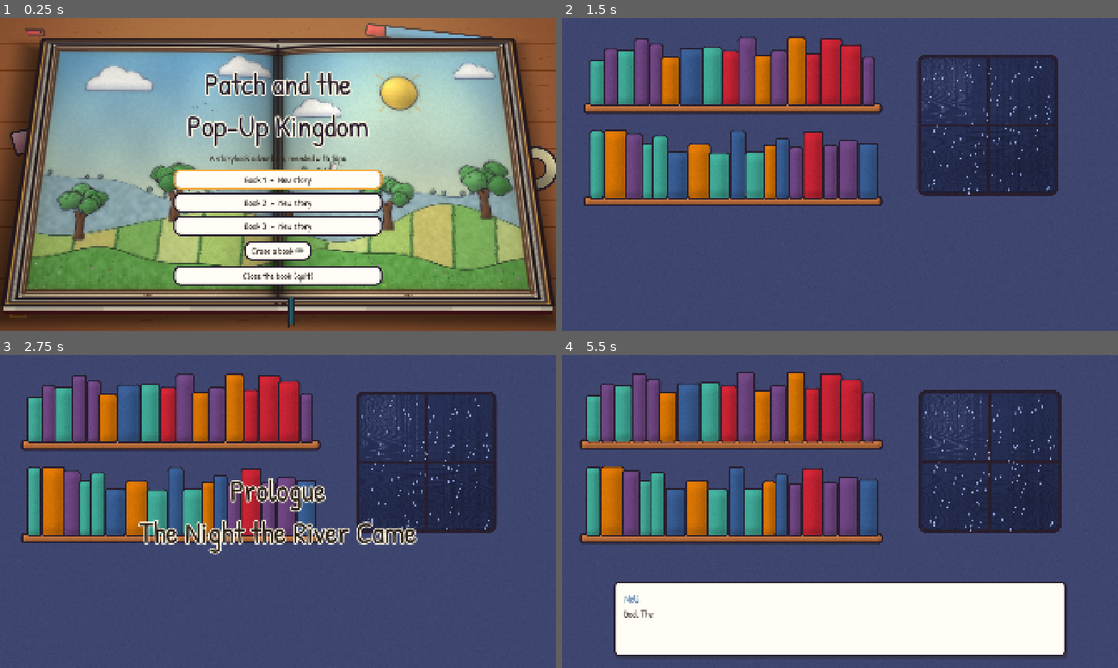
Above: before the commit, frames 1-4 (two rows, left to right).
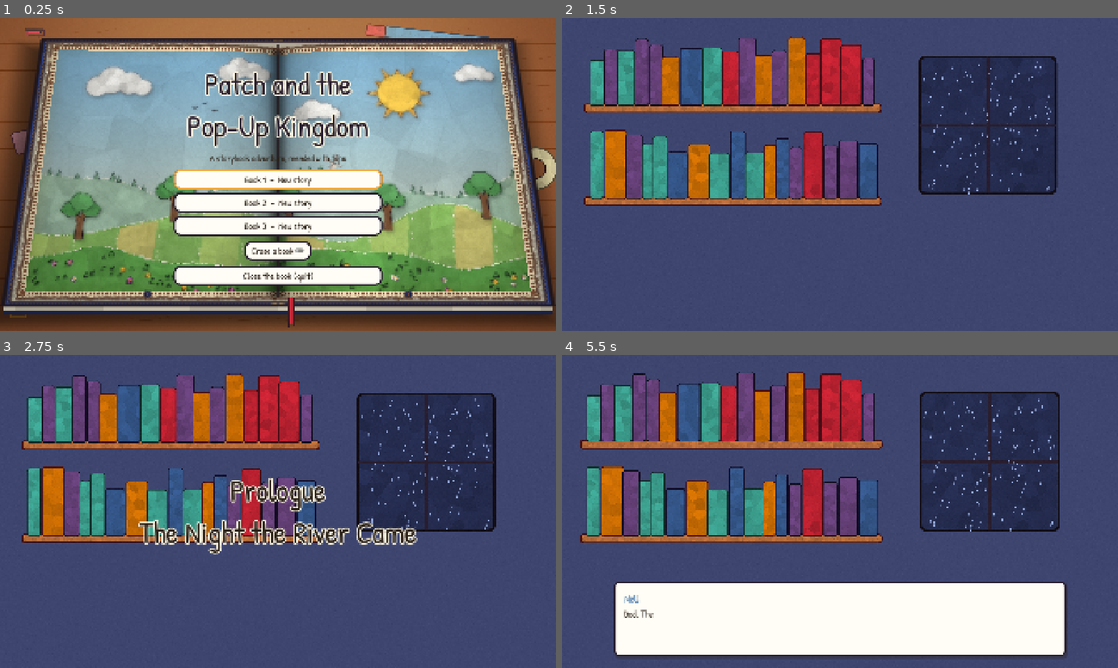
Above: after the commit, the same moments.

Repository: aharris291-hue/2ndsidescroller
Game: Godot game, scene res://scenes/ui/title_screen.tscn
Same seed, same stepped clock (60 frames per second), same inputs: the game is played once before the commit and once after it.
Inputs (mouse positions are in pixels of both pictures, inside the frame that each line leads up to):
- Up to frame 1 (0.25 s): no input
- Up to frame 2 (1.5 s): click "Book 1 - New story" at 0.5 s; tap Enter (ui_accept) at 1.25 s; move the mouse to (962, 158) at 1.27 s; hold D (move_right) from 1.28 s (still down); tap K (dash) at 1.35 s; click (962, 158) at 1.42 s
- Up to frame 3 (2.75 s): tap Space (jump) at 1.52, 1.82 s; release D (move_right) at 2 s; drag from (166, 527) to (250, 574) at 2.02 s
- Up to frame 4 (5.5 s): move the mouse to (895, 442) at 2.77 s; hold D (move_right) 2.78-3.5 s; tap K (dash) at 2.85, 4.55 s; drag from (812, 574) to (673, 464) at 3.52 s; move the mouse to (1006, 558) at 4.27 s; hold A (move_left) 4.28-5 s; hold E (interact) 4.28-5 s; tap Space (jump) at 4.52, 4.82 s; drag from (673, 464) to (756, 433) at 5.02 s

The runs differ from the first frame. In frame 1, 31% of the frame differs, in the area x 0-100%, y 1-99%; in frame 2, 6.5%; in frame 3, 5.9%; in frame 4, 6.7%.

Commit message:
Put the whole book in Patch's papercraft style
- Every generated shape is now cut paper: edges in a deep shade of its own
  colour instead of black ink, folded into light-catching facets
  (crayon_poly, blob and a shared facets() in generate_art.py)
- Thistledown Meadow rebuilt as layered torn paper: a folded sky sheet,
  paper sun and clouds, hills of torn coloured paper casting shadows,
  stitched fields, low-poly paper trees and paper flowers
- Tiles: torn-paper turf strip and folded soil, stone, wood, water and hedge,
  still tiling seamlessly
- Book shader: folded navy paper cover with a running stitch and thread
  binding at the spine, torn page edges with a white fibre rim, stitched page
  borders with X stitches at the corners, a button at the foot of each page,
  gently folded page paper and a red ribbon

Co-Authored-By: Claude Opus 5.5 <noreply@anthropic.com>
Claude-Session: https://claude.ai/code/session_01RLJvChxJXFtXZQYtAWEzAU

Diff:
--- a/resources/shaders/book_frame.gdshader
+++ b/resources/shaders/book_frame.gdshader
@@ -1,10 +1,11 @@
 shader_type canvas_item;
-// Draws the game as an open hardcover book lying on a desk.
+// Draws the game as an open, hand-made paper book lying on a desk, in the same
+// papercraft style as the characters (see docs/art/patch_turnaround.png).
 // Everything rendered below this layer (the page) is warped onto the book's
-// two pages in perspective. Each page curves down into the spine, has its own
-// printed frame and paper shading, and the stacked edges of the other pages
-// show around it. Around the pages: a cloth-bound cover with a gold rule,
-// headbands at the spine, a ribbon bookmark, a soft shadow and the desk.
+// two pages in perspective. Each page curves down into the spine, has a torn
+// edge and a stitched border, and the stacked edges of the other pages show
+// around it. Around the pages: a cover of folded navy paper with a running
+// stitch, thread binding at the spine, a ribbon bookmark, a soft shadow and the desk.
 
 uniform sampler2D screen_tex : hint_screen_texture, filter_linear_mipmap;
 uniform sampler2D desk_tex : source_color, filter_linear_mipmap;
@@ -19,11 +20,11 @@
 uniform float spine_dip = 0.018;
 // The blank paper margin, and where the printed frame lines sit inside it.
 uniform float margin = 0.026;
-uniform vec4 cover_color : source_color = vec4(0.42, 0.11, 0.14, 1.0);
-uniform vec4 gold : source_color = vec4(0.86, 0.68, 0.32, 1.0);
+uniform vec4 cover_color : source_color = vec4(0.17, 0.25, 0.52, 1.0);
+uniform vec4 thread : source_color = vec4(0.93, 0.77, 0.45, 1.0);
 uniform vec4 paper : source_color = vec4(0.98, 0.94, 0.84, 1.0);
-uniform vec4 frame_ink : source_color = vec4(0.36, 0.22, 0.16, 1.0);
-uniform vec4 ribbon : source_color = vec4(0.16, 0.36, 0.42, 1.0);
+uniform vec4 frame_ink : source_color = vec4(0.50, 0.30, 0.20, 1.0);
+uniform vec4 ribbon : source_color = vec4(0.82, 0.18, 0.24, 1.0);
 uniform vec4 ink : source_color = vec4(0.14, 0.10, 0.12, 1.0);
 
 vec2 page_uv(vec2 s) {
@@ -47,6 +48,43 @@
 	f = f * f * (3.0 - 2.0 * f);
 	return mix(mix(hash(i), hash(i + vec2(1.0, 0.0)), f.x),
 		mix(hash(i + vec2(0.0, 1.0)), hash(i + vec2(1.0, 1.0)), f.x), f.y);
+}
+
+// Folded paper: a Voronoi pattern of flat facets. Returns (gap to the nearest
+// crease, a random tilt for this facet).
+vec2 fold(vec2 p) {
+	vec2 i = floor(p);
+	vec2 f = fract(p);
+	float d1 = 8.0;
+	float d2 = 8.0;
+	float tilt = 0.0;
+	for (int y = -1; y <= 1; y++) {
+		for (int x = -1; x <= 1; x++) {
+			vec2 g = vec2(float(x), float(y));
+			vec2 o = vec2(hash(i + g), hash(i + g + 17.3));
+			float d = length(g + o * 0.85 + 0.075 - f);
+			if (d < d1) {
+				d2 = d1;
+				d1 = d;
+				tilt = hash(i + g + 41.7);
+			} else if (d < d2) {
+				d2 = d;
+			}
+		}
+	}
+	return vec2(d2 - d1, tilt);
+}
+
+// Light on folded paper: each facet a slightly different brightness, darker creases.
+float folded(vec2 p, float strength) {
+	vec2 f = fold(p);
+	float light = 1.0 + (f.y - 0.5) * 0.16 * strength;
+	return light * (1.0 - 0.08 * strength * (1.0 - smoothstep(0.0, 0.06, f.x)));
+}
+
+// Dashes along a line: 1 on a stitch, 0 in the gaps.
+float dashes(float along, float period) {
+	return step(0.45, fract(along / period));
 }
 
 // A thin line of width w (in the same units as d), anti-aliased.
@@ -95,17 +133,18 @@
 		}
 	}
 
-	// The cover: cloth-bound boards with a woven texture and a gold rule.
+	// The cover: thick navy paper folded into facets, with a running stitch round it.
 	if (d_cover <= 0.0) {
-		vec2 c = vec2(p.x * page_aspect, p.y) * 900.0;
-		float weave = 0.5 * (sin(c.x) * 0.5 + 0.5) + 0.5 * (sin(c.y) * 0.5 + 0.5);
-		float mottled = noise(p * vec2(page_aspect, 1.0) * 60.0);
-		col = cover_color.rgb * (0.86 + 0.08 * weave + 0.12 * mottled);
-		col = mix(col, gold.rgb, line(d_cover + cover_margin * 0.3, 0.0012) * 0.9);
-		// Headbands: striped thread at the top and bottom of the spine.
-		if (abs(spine_x) < 0.03 && (p.y < 0.0 || p.y > 1.0)) {
-			float stripe = step(0.5, fract(spine_x * 140.0));
-			col = mix(vec3(0.75, 0.62, 0.36), vec3(0.32, 0.12, 0.12), stripe);
+		vec2 c = vec2(p.x * page_aspect, p.y);
+		col = cover_color.rgb * folded(c * 22.0, 1.4) * (0.94 + 0.08 * noise(c * 500.0));
+		float stitch_d = d_cover + cover_margin * 0.5;
+		float along = abs(spine_x) + p.y;
+		col = mix(col, thread.rgb, line(stitch_d, 0.0011) * dashes(along, 0.012));
+		// Binding: X stitches of thread across the spine at the top and bottom.
+		if (abs(spine_x) < 0.035 && (p.y < 0.0 || p.y > 1.0)) {
+			vec2 xs = vec2(abs(spine_x), (p.y < 0.0 ? -p.y : p.y - 1.0) - cover_margin * 0.5);
+			col = mix(col, thread.rgb, max(line(xs.x - abs(xs.y) * 1.6, 0.0012), line(xs.x - 0.02, 0.0012) * 0.0)
+				* step(xs.x, 0.02));
 		}
 	}
 
@@ -118,35 +157,41 @@
 		col = paper.rgb * (0.78 + 0.1 * leaf) * mix(1.0, 0.8, depth / stack_margin);
 	}
 
-	// The two pages, each curving down into the spine.
+	// The two pages, each curving down into the spine, with torn outer edges.
 	vec2 q = vec2(p.x, (p.y - dip(p.x)) / (1.0 - dip(p.x)));
-	float d_page = outside(q, 0.0);
+	float rough = (noise(vec2(q.x * page_aspect, q.y) * 160.0) - 0.5) * 0.004 + (noise(vec2(q.x * page_aspect, q.y) * 40.0) - 0.5) * 0.004;
+	float d_page = outside(q, 0.0) + rough * step(0.004, from_spine(q.x));
+	// A white rim of torn paper fibres just outside the torn edge.
+	if (d_page > 0.0 && d_page < 0.0028 && outside(p, stack_margin) <= 0.0) {
+		col = mix(paper.rgb, vec3(1.0), 0.5);
+	}
 	if (d_page <= 0.0) {
 		col = texture(screen_tex, q).rgb;
 		vec2 m = vec2(min(q.x, 1.0 - q.x) * page_aspect, min(q.y, 1.0 - q.y));
 		float u = from_spine(q.x);
-		// Blank paper margin round the outside of each page, with a printed
-		// double-rule frame and little corner ornaments.
+		// Blank paper margin round the outside of each page, with a running
+		// stitch sewn round it and X stitches at the corners.
 		float outer = min(m.x, m.y);
 		if (outer < margin) {
 			col = paper.rgb;
 		}
-		float rule = min(m.x, m.y);
-		float frame = max(line(rule - margin, 0.0016), line(rule - margin * 0.62, 0.0008));
-		// Inner rule beside the spine, in each page's own margin.
 		float sx = abs(spine_x);
-		if (m.y > margin * 0.6) {
-			frame = max(frame, line(sx - margin * 0.55, 0.0008));
-		}
-		// Corner ornaments: small diamonds where the frame lines meet.
-		vec2 corner = vec2(abs(abs(spine_x) - (half_w - margin * 0.8)), abs(m.y - margin * 0.8));
-		float diamond = corner.x + corner.y;
-		frame = max(frame, 1.0 - smoothstep(0.006, 0.006 + fwidth(diamond) * 1.2, diamond));
-		// A small fleuron at the foot of each page, where a page number would be.
-		vec2 foot = vec2(abs(sx - half_w * 0.5), abs(1.0 - q.y - margin * 0.55));
-		float fleuron = min(foot.x * 0.6 + foot.y, length(foot - vec2(0.012, 0.0)) * 2.0);
-		frame = max(frame, 1.0 - smoothstep(0.004, 0.004 + fwidth(fleuron) * 1.2, fleuron));
-		col = mix(col, frame_ink.rgb, frame * 0.85);
+		float along = m.x < m.y ? q.y : sx;
+		float frame = line(outer - margin * 0.6, 0.0012) * dashes(along, 0.014);
+		// The same stitch runs down each page's spine side, in the margins only.
+		if (m.y < margin) {
+			frame = max(frame, line(sx - margin * 0.6, 0.0012) * dashes(m.y, 0.014));
+		}
+		vec2 corner = abs(vec2(sx - (half_w - margin * 0.6), m.y - margin * 0.6));
+		frame = max(frame, max(line(corner.x - corner.y, 0.0012), line(corner.x + corner.y - 0.0, 0.0012)) * step(max(corner.x, corner.y), 0.009));
+		// A sewn-on button at the foot of each page, where a page number would be.
+		vec2 foot = vec2(sx - half_w * 0.5, 1.0 - q.y - margin * 0.5);
+		float button_d = length(foot) - 0.008;
+		col = mix(col, vec3(0.16, 0.22, 0.5) * (1.0 - 0.3 * smoothstep(-0.004, 0.0, button_d)), 1.0 - smoothstep(0.0, fwidth(button_d) * 1.5, button_d));
+		frame = max(frame, max(line(foot.x - foot.y, 0.0007), line(foot.x + foot.y, 0.0007)) * step(max(abs(foot.x), abs(foot.y)), 0.0035));
+		col = mix(col, frame_ink.rgb, frame * 0.9);
+		// The page paper is folded too, very gently.
+		col *= folded(vec2(q.x * page_aspect, q.y) * 7.0, 0.35);
 
 		// Paper: fine fibres and slightly aged, warmer edges.
 		vec2 f = vec2(q.x * page_aspect, q.y);
@@ -172,8 +217,7 @@
 	col = mix(col, ink.rgb, line(spine_x, 0.0011) * step(0.0, p.y) * step(p.y, 1.0) * 0.9);
 
 	// Ink outlines: each page, the page block and the cover.
-	float page_edge = outside(q, 0.0);
-	col = mix(col, ink.rgb, line(page_edge, 0.0012) * step(-stack_margin, p.y));
+	col = mix(col, frame_ink.rgb * 0.6, line(d_page, 0.0008) * step(-stack_margin, p.y) * 0.8);
 	col = mix(col, ink.rgb * 1.6, line(d_stack, 0.0008) * 0.8);
 	col = mix(col, ink.rgb, line(d_cover, 0.0016));
 
Binary file changed: assets/art/backgrounds/bg_bookshelf_night.png
Binary file changed: assets/art/backgrounds/bg_dad_table.png
Binary file changed: assets/art/backgrounds/bg_dad_table_late.png
Binary file changed: assets/art/backgrounds/bg_desk.png
Binary file changed: assets/art/backgrounds/bg_ink_sea.png
Binary file changed: assets/art/backgrounds/bg_ribbon_stream.png
Binary file changed: assets/art/backgrounds/bg_shadow_theater.png
Binary file changed: assets/art/backgrounds/bg_thistledown.png
Binary file changed: assets/art/characters/corrugate.png
Binary file changed: assets/art/characters/crumple.png
Binary file changed: assets/art/characters/dot.png
Binary file changed: assets/art/characters/kraken_body.png
(and 44 more such lines)
